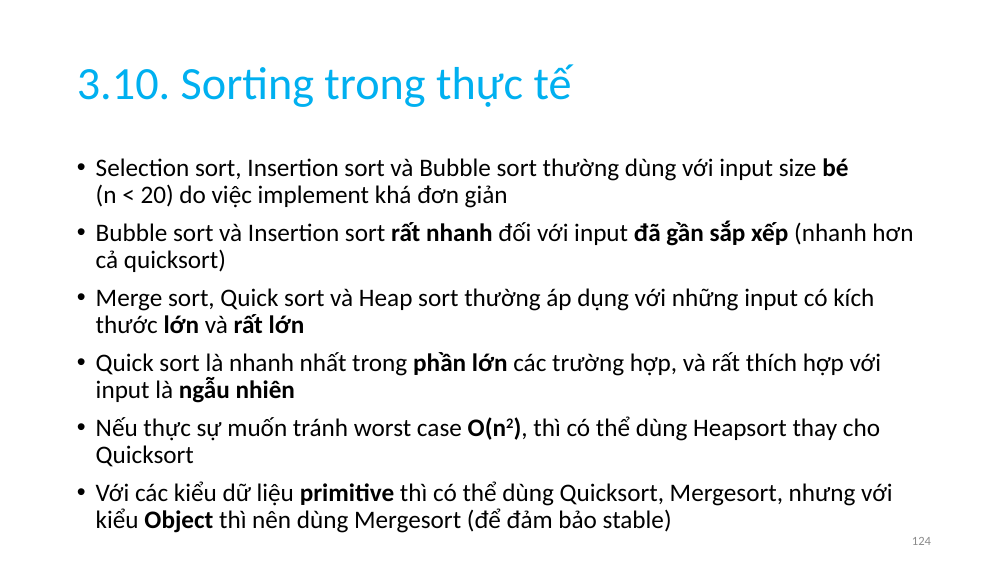
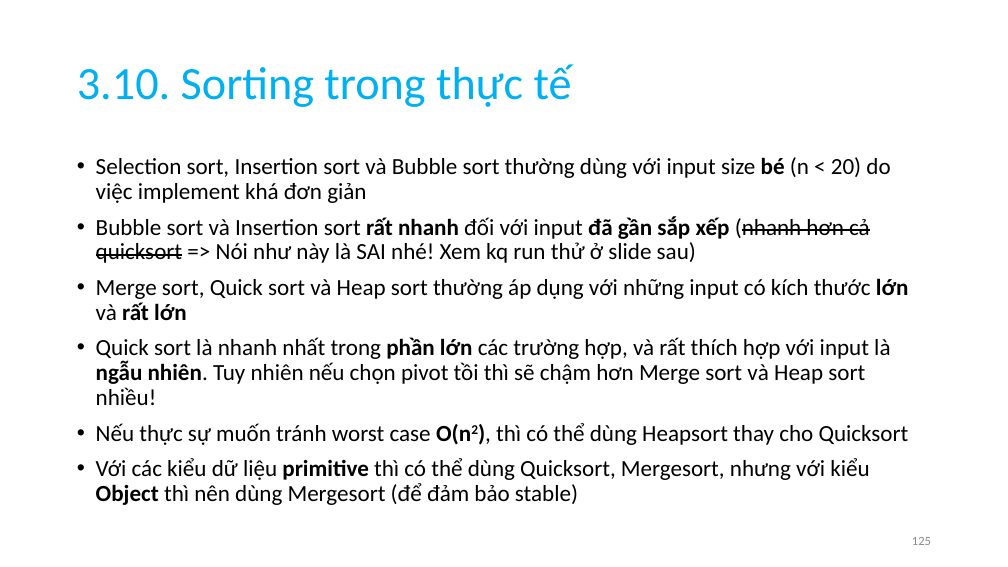
Before and after one commit to anhtuta/Notes, a slide deck: slide 125 of DSA.pptx (slide 124 before the commit). Drawn at 1008x567 pixels with LibreOffice and Linux fonts; fonts in the diff are those of the drawing. Boxes give left, top, right and bottom in pixels: in the first picture for what was removed or moved away, otherwise in the second. Text is boxed around its words. In the diff, an @@ line names an element or a change of style, - is before the commit and + after.

Commit message:
[DSA] Update queue, sorting

```diff
--- a/DSA.pptx
+++ b/DSA.pptx
@@ text at [96, 157, 909, 505]: size 24 to 22 pt in "Selection sort, Insertion sort và Bubble sort ...", "Merge sort, Quick sort và Heap sort ...", "Nếu thực sự muốn tránh worst case ...", "Với các kiểu dữ liệu primitive thì ..." @@
@@ text at [96, 216, 870, 263]: text changed; size 24 to 22 pt @@
-• Bubble sort và Insertion sort rất nhanh đối với input đã gần sắp xếp (nhanh hơn cả quicksort)
+• Bubble sort và Insertion sort rất nhanh đối với input đã gần sắp xếp (nhanh hơn cả quicksort => Nói như này là SAI nhé! Xem kq run thử ở slide sau)
@@ text at [96, 337, 890, 405]: text changed; size 24 to 22 pt @@
-• Quick sort là nhanh nhất trong phần lớn các trường hợp, và rất thích hợp với input là ngẫu nhiên
+• Quick sort là nhanh nhất trong phần lớn các trường hợp, và rất thích hợp với input là ngẫu nhiên. Tuy nhiên nếu chọn pivot tồi thì sẽ chậm hơn Merge sort và Heap sort nhiều!
@@ page number at [912, 537, 931, 545]: text changed @@
-124
+125
```
Also in this commit, not shown: 5 other slides changed, 4 slides added.
